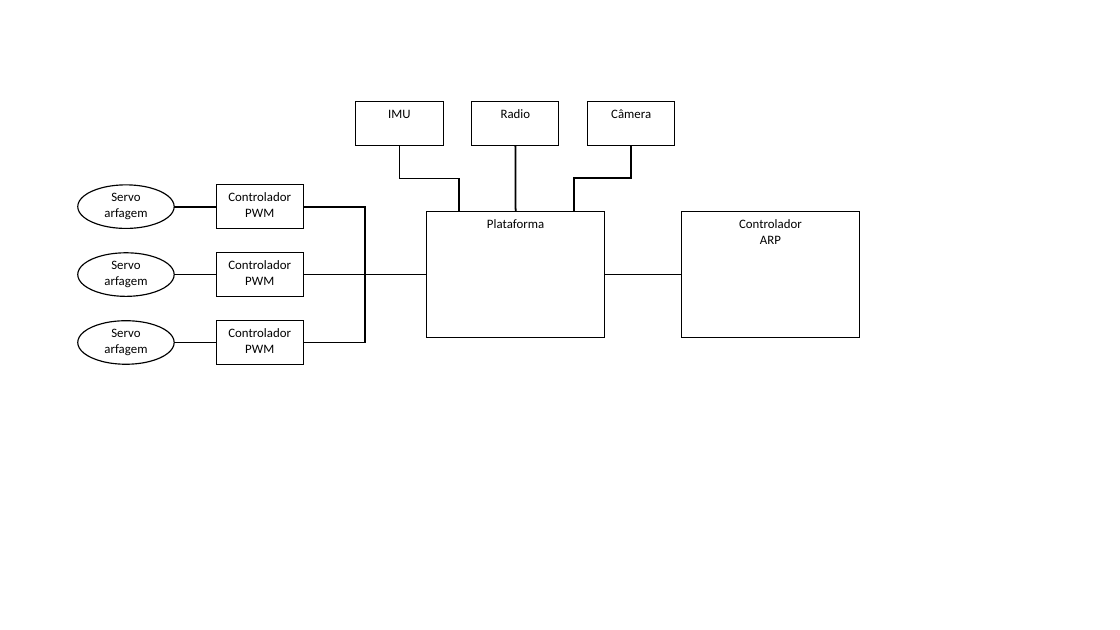
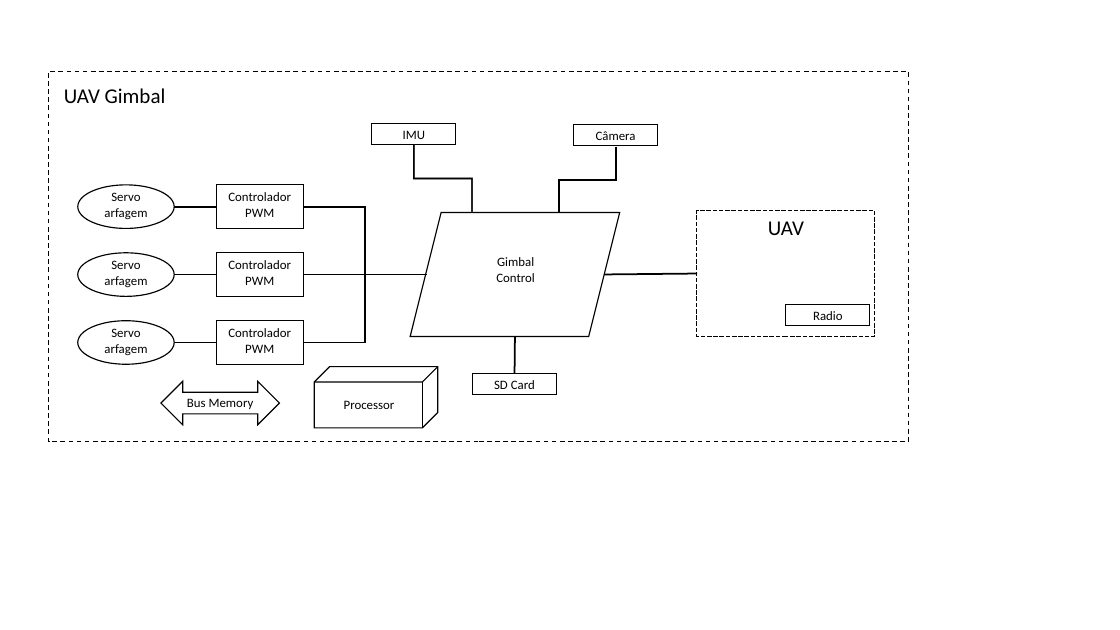
Before and after one commit to afonsofonbraga/UAVGimbal, a slide deck: slide 1 of docs/ARP_CAM_System.pptx. Drawn at 1120x630 pixels with LibreOffice and Linux fonts; fonts in the diff are those of the drawing. Boxes give left, top, right and bottom in pixels: in the first picture for what was removed or moved away, otherwise in the second. Text is boxed around its words. In the diff, an @@ line names an element or a change of style, - is before the commit and + after.

Commit message:
Modified documents with new system architecture to exclude radio and include SD card. Inclued Schedule Protocol in the processor implementation. Included data type for UAV device. Added properties to thread receive radio.

```diff
--- a/docs/ARP_CAM_System.pptx
+++ b/docs/ARP_CAM_System.pptx
@@ rectangle added at bbox=[49, 71, 908, 442], outline #000000 1 pt dashed @@
@@ text added at bbox=[64, 88, 166, 103], 18 pt, text #000000 @@
+UAV Gimbal
@@ rectangle "IMU": place and size @@
-rectangle "IMU" at bbox=[356, 102, 444, 145]
+rectangle "IMU" at bbox=[372, 124, 456, 145]
@@ elbow line moved from (400, 145) - (460, 212) to (472, 146) - (415, 212) @@
@@ line removed from (516, 145) to (516, 212) @@
@@ elbow line moved from (632, 145) - (574, 211) to (616, 147) - (559, 213) @@
@@ rectangle "Câmera": place and size @@
-rectangle "Câmera" at bbox=[588, 102, 676, 145]
+rectangle "Câmera" at bbox=[574, 125, 658, 146]
@@ parallelogram added at bbox=[410, 213, 619, 337], outline #000000 1 pt @@
@@ rectangle removed at bbox=[427, 212, 605, 338] @@
-Plataforma
@@ rectangle "UAV": place and size @@
-rectangle "UAV" at bbox=[681, 212, 860, 338]
+rectangle "UAV" at bbox=[697, 211, 875, 337]
@@ rectangle "UAV" at bbox=[697, 211, 875, 337]: outline #000000 0.75 pt to #000000 0.75 pt dashed @@
@@ text in rectangle at bbox=[768, 221, 804, 235]: text changed; size 11 to 18 pt @@
-Controlador
-ARP
+UAV
@@ text added at bbox=[496, 257, 535, 282], 11 pt, text #000000 @@
+Gimbal Control
@@ line moved from (605, 275) - (681, 275) to (604, 275) - (697, 274) @@
@@ vertical alignment top to middle in 3 elements at bbox=[372, 124, 456, 145], bbox=[574, 125, 658, 146], bbox=[786, 304, 870, 325] @@
@@ rectangle "Radio": place and size @@
-rectangle "Radio" at bbox=[472, 102, 560, 145]
+rectangle "Radio" at bbox=[786, 304, 870, 325]
@@ line added from (515, 337) to (515, 374), #000000 1.5 pt @@
@@ left right arrow added at bbox=[161, 381, 280, 425], outline #000000 1 pt @@
@@ cube added at bbox=[314, 367, 438, 429], outline #000000 1 pt @@
@@ rectangle added at bbox=[473, 374, 557, 395], outline #000000 0.75 pt, 11 pt, text #000000 @@
+SD Card
@@ text added at bbox=[187, 398, 254, 409], 11 pt, text #000000 @@
+Bus Memory
@@ text added at bbox=[344, 400, 395, 409], 11 pt, text #000000 @@
+Processor
```
Also in this commit, not shown: 1 slide added, 8 other files.
